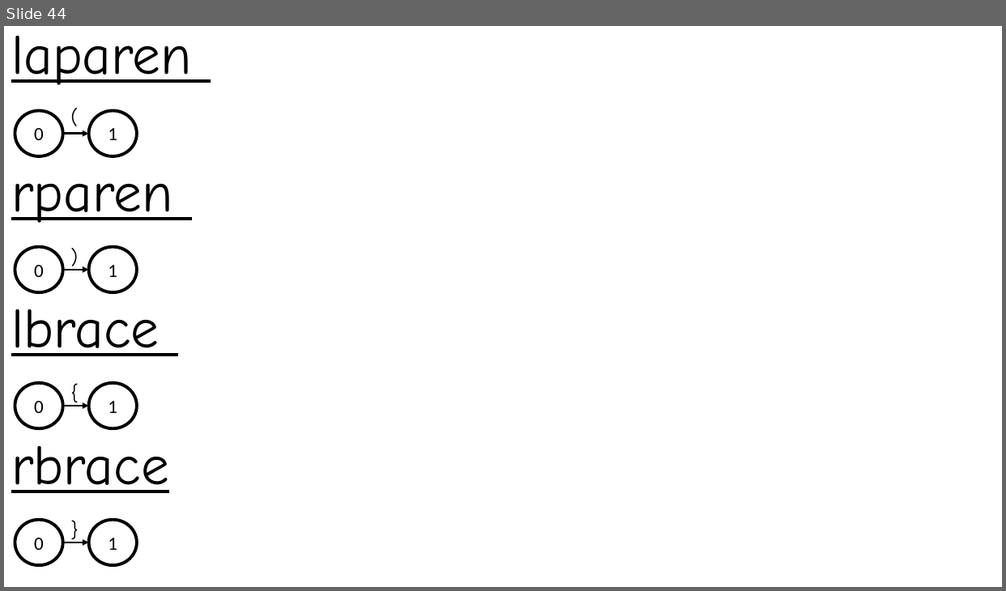
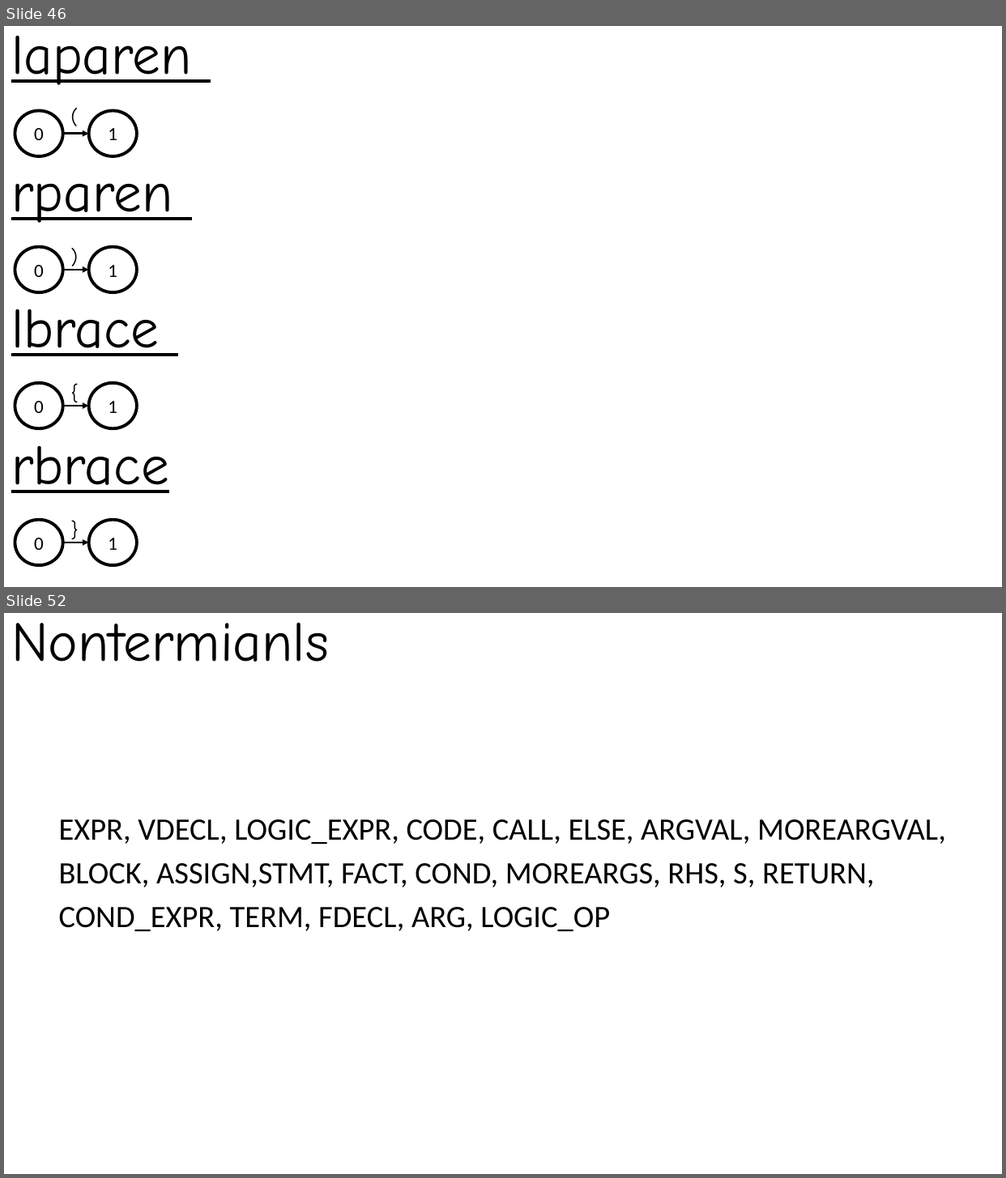
Before and after one commit to Absy-Serendipity/compiler, a slide deck: regular expression/NFA_DFA.pptx. Shown one above the other, each under a label of ours: slide 44 before the commit, slides 46 and 52 after it; the slides between them are not shown. The pictures are 1006x591 and 1006x1178 pixels, drawn with LibreOffice and Linux fonts; fonts in the diff are those of the drawing. Boxes give left, top, right and bottom in pixels: in the first picture for what was removed or moved away, otherwise in the second. Text is boxed around its words. In the diff, an @@ line names an element or a change of style, - is before the commit and + after.

```diff
--- a/regular expression/NFA_DFA.pptx
+++ b/regular expression/NFA_DFA.pptx
@@ slide 52 added at bbox=[4, 613, 1002, 1174], background #FFFFFF @@
@@ title added at bbox=[11, 623, 329, 662], 54 pt, text #000000 @@
+Nontermianls
@@ subtitle added at bbox=[59, 820, 946, 932], 30 pt, text #000000 @@
+EXPR, VDECL, LOGIC_EXPR, CODE, CALL, ELSE, ARGVAL, MOREARGVAL,
+BLOCK, ASSIGN,STMT, FACT, COND, MOREARGS, RHS, S, RETURN,
+COND_EXPR, TERM, FDECL, ARG, LOGIC_OP
@@ what was slide 44 is now slide 46 @@
```
Also in this commit, not shown: 2 slides changed, 7 other slides added, 29 other files.
